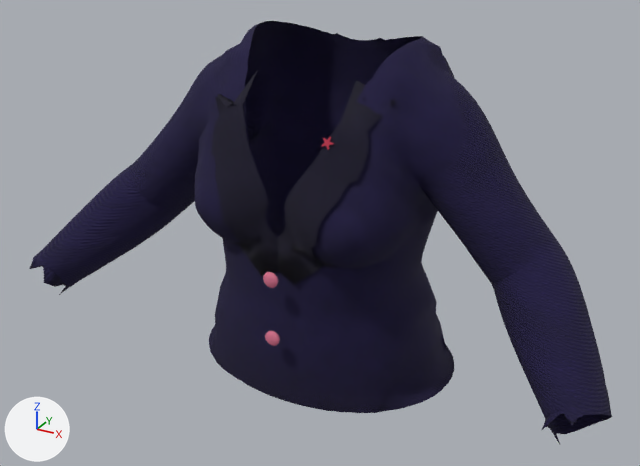
What one commit did to the glTF model game/assets/characters/cast/rhea_sato/rhea_sato__b_over.gltf.
Camera for both pictures: a 50 mm camera at (0.537, -1.031, 1.513) aimed at (0.005, -0.063, 1.029). The axes (+X, +Y, +Z) are drawn at lower left. The lights are the same throughout. The first picture is the older version.

Objects in the first picture: 'Jacket', 'Lapels' and 2 more.
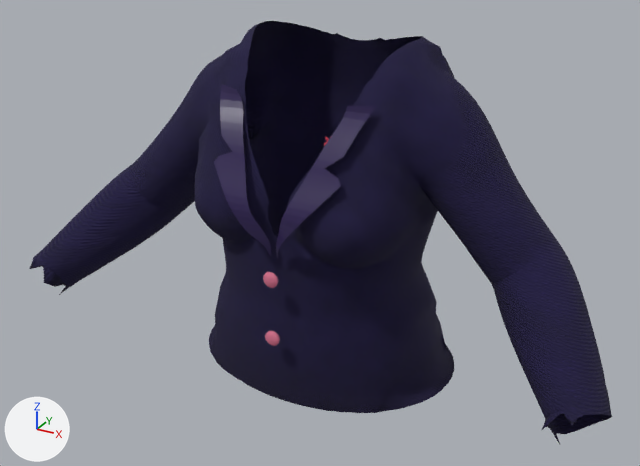
Changed parts and their boxes [x1, y1, x2, y2] in the pictures (640 x 466 px):
'Lapels', deleted: before [211, 71, 396, 285]
'Trim_Revers_2', added (purple): after [214, 84, 376, 258]

Edits to the bpy script that builds the scene:
```text
Add img_cast_rhea_sato_rhea_sato_b_over_revers_2_albedo:
    img_cast_rhea_sato_rhea_sato_b_over_revers_2_albedo = load_image('cast_rhea_sato_rhea_sato_b_over_revers_2_albedo', 'cast_rhea_sato_rhea_sato_b_over_revers_2_albedo.png', 16, 16, 'sRGB')
Add img_cast_rhea_sato_rhea_sato_b_over_buttons_1_roughness:
    img_cast_rhea_sato_rhea_sato_b_over_buttons_1_roughness = load_image('cast_rhea_sato_rhea_sato_b_over_buttons_1_roughness', '../adela_voss/cast_adela_voss_adela_voss_a_over_buttons_0_roughness.png', 16, 16, 'Non-Color')
Add mat_cast_rhea_sato_rhea_sato_b_over_revers_2:
    mat_cast_rhea_sato_rhea_sato_b_over_revers_2 = bpy.data.materials.new('cast_rhea_sato_rhea_sato_b_over_revers_2')
    # uses the picture img_cast_rhea_sato_cast_decals_normal
    # uses the picture img_cast_rhea_sato_rhea_sato_b_over_buttons_1_roughness
    # uses the picture img_cast_rhea_sato_rhea_sato_b_over_revers_2_albedo
Add me_trim_003:
    me_trim_003.from_pydata(...)  # 104 vertices, 100 faces; spans x -0.109..0.109, y -0.194..-0.116, z 1.037..1.232
    me_trim_003.materials.append(mat_cast_rhea_sato_rhea_sato_b_over_revers_2)
Remove ob_lapels:
    ob_lapels = bpy.data.objects.new('Lapels', me_lapels)
    ob_lapels.location = (0.0, 0.0, 0.0)
Add ob_trim_revers_2:
    ob_trim_revers_2 = bpy.data.objects.new('Trim_Revers_2', me_trim_003)
    ob_trim_revers_2.location = (0.0, 0.0, 0.0)
```
